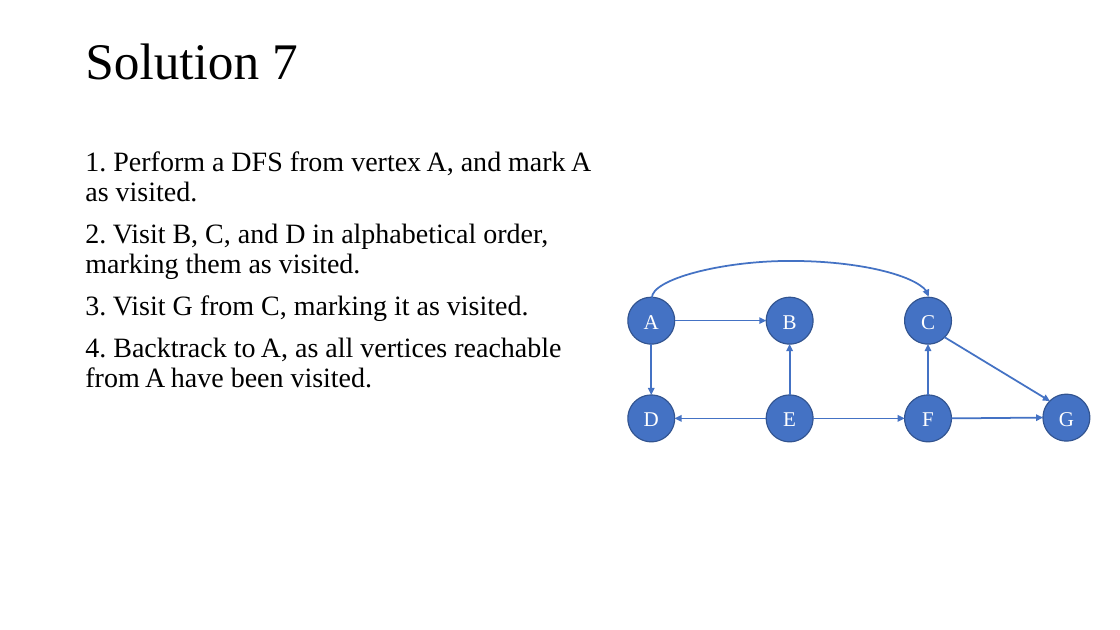
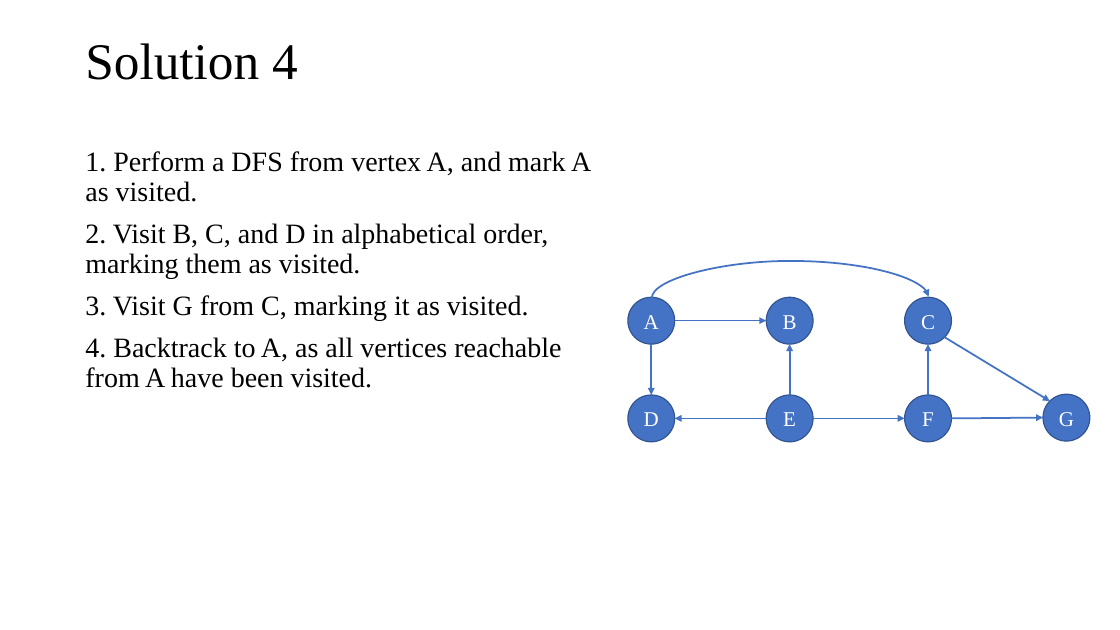
Before and after one commit to tamlhp/2801ict, a slide deck: slide 23 of week-9&10/problem-set/2801ict-week9&10.pptx (slide 49 before the commit). Drawn at 1120x630 pixels with LibreOffice and Linux fonts; fonts in the diff are those of the drawing. Boxes give left, top, right and bottom in pixels: in the first picture for what was removed or moved away, otherwise in the second. Text is boxed around its words. In the diff, an @@ line names an element or a change of style, - is before the commit and + after.

```diff
--- a/week-9&10/problem-set/2801ict-week9&10.pptx
+++ b/week-9&10/problem-set/2801ict-week9&10.pptx
@@ title at (85, 43, 298, 80): text changed @@
-Solution 7
+Solution 4
```
Also in this commit, not shown: 23 other slides changed, 26 slides removed.
